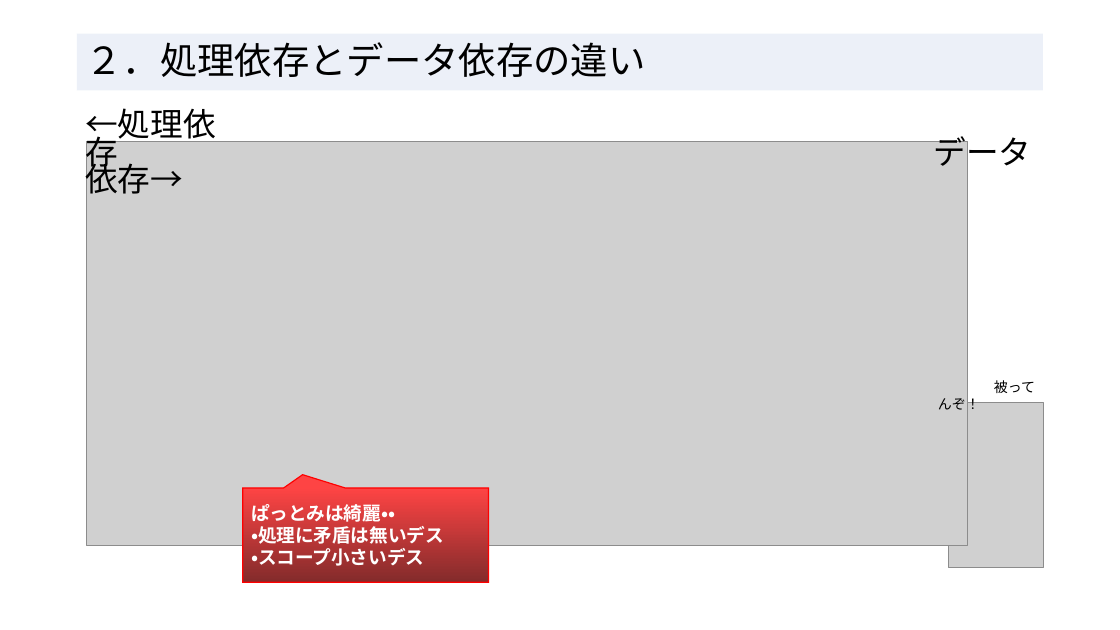
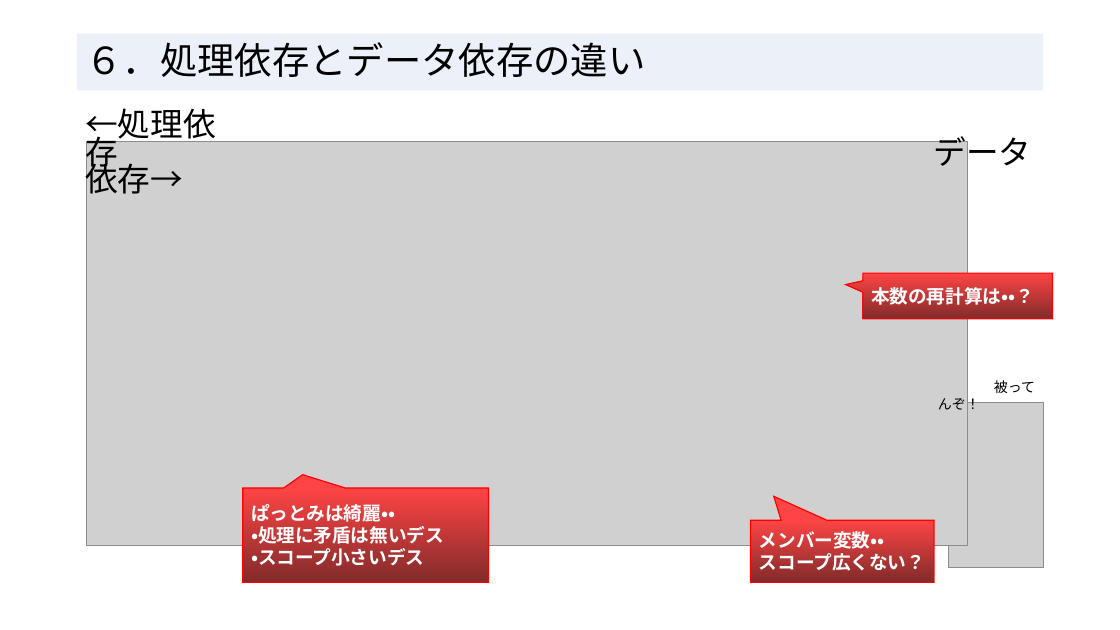
Before and after one commit to RyotoKuroki/QualityDependsOnDataApplication, a slide deck: slide 8 of 処理依存よりデータ依存_エンジニアの輪20250215.pptx (slide 4 before the commit). Drawn at 1120x630 pixels with LibreOffice and Linux fonts; fonts in the diff are those of the drawing; grey boxes stand for pictures. Boxes give left, top, right and bottom in pixels: in the first picture for what was removed or moved away, otherwise in the second. Text is boxed around its words. In the diff, an @@ line names an element or a change of style, - is before the commit and + after.

```diff
--- a/処理依存よりデータ依存_エンジニアの輪20250215.pptx
+++ b/処理依存よりデータ依存_エンジニアの輪20250215.pptx
@@ title at [85,42,645,77]: text changed @@
-２．処理依存とデータ依存の違い
+６．処理依存とデータ依存の違い
@@ speech box added at [863,273,1053,318], fill gradient #FE4444 to #832B2B, outline #FF0000 1 pt, 16 pt, text #FFFFFF, bold @@
+本数の再計算は・・？
@@ speech box added at [751,520,934,582], fill gradient #FE4444 to #832B2B, outline #FF0000 1 pt, 16 pt, text #FFFFFF, bold @@
+メンバー変数・・
+スコープ広くない？
```
Also in this commit, not shown: 5 other slides changed.
